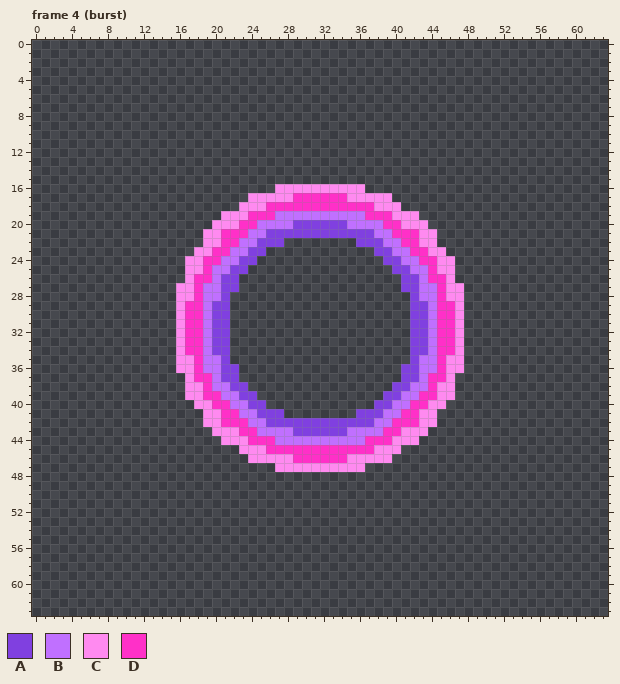
Edited in one commit: pixel-art file (projects/007_survivors/art/fx_nova.aseprite). Above: the version before the commit.
64x64 pixels, 8 frames. Shown: frame 4 (burst). The commit also changed other frames, which this record leaves out.
Palette (. is transparent): A #8040e0  B #c070ff  C #ff8af0  D #ff30c8
After the commit:
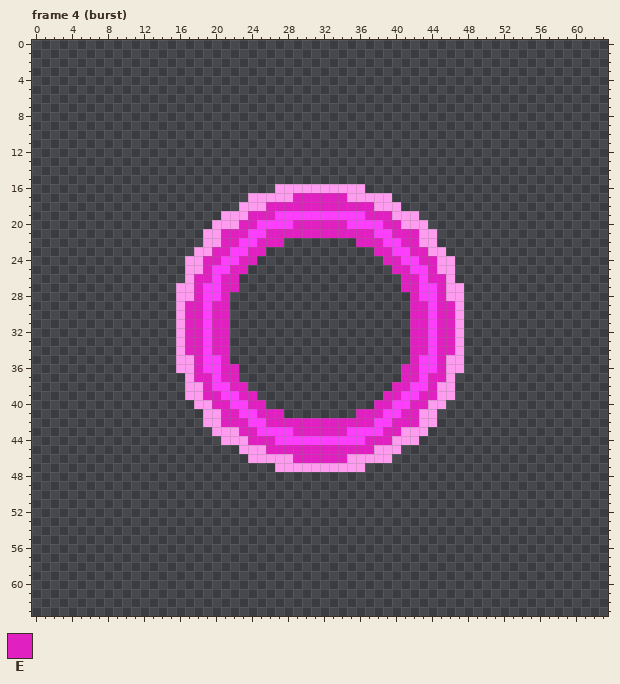
Colours new in this view: E #e020c0
From old to new:
@@ palette @@
-B #c070ff
+B #fd3ffd
-C #ff8af0
+C #ff9cf0
--- frame 4 (burst)
@@ x 15..48 @@
 16 ............CCCCCCCCCC............
-17 .........CCCCCDDDDDDCCCCC.........
-18 ........CCCDDDDDDDDDDDDCCC........
-19 ......CCCDDDBBBBBBBBBBDDDCCC......
-20 .....CCCDDBBBBAAAAAABBBBDDCCC.....
-21 ....CCDDDBBAAAAAAAAAAAABBDDDCC....
-22 ....CCDDBBAAA........AAABBDDCC....
-23 ...CCDDBBAA............AABBDDCC...
-24 ..CCDDBBAA..............AABBDDCC..
-25 ..CCDBBAA................AABBDCC..
-26 ..CDDBAA..................AABDDC..
-27 .CCDBBAA..................AABBDCC.
-28 .CCDBBA....................ABBDCC.
-29 .CDDBAA....................AABDDC.
-30 .CDDBAA....................AABDDC.
-31 .CDDBAA....................AABDDC.
-32 .CDDBAA....................AABDDC.
-33 .CDDBAA....................AABDDC.
-34 .CDDBAA....................AABDDC.
-35 .CCDBBA....................ABBDCC.
-36 .CCDBBAA..................AABBDCC.
-37 ..CDDBAA..................AABDDC..
-38 ..CCDBBAA................AABBDCC..
-39 ..CCDDBBAA..............AABBDDCC..
-40 ...CCDDBBAA............AABBDDCC...
-41 ....CCDDBBAAA........AAABBDDCC....
-42 ....CCDDDBBAAAAAAAAAAAABBDDDCC....
-43 .....CCCDDBBBBAAAAAABBBBDDCCC.....
-44 ......CCCDDDBBBBBBBBBBDDDCCC......
-45 ........CCCDDDDDDDDDDDDCCC........
-46 .........CCCCCDDDDDDCCCCC.........
+17 .........CCCCCEEEEEECCCCC.........
+18 ........CCCEEEEEEEEEEEECCC........
+19 ......CCCEEEBBBBBBBBBBEEECCC......
+20 .....CCCEEBBBBEEEEEEBBBBEECCC.....
+21 ....CCEEEBBEEEEEEEEEEEEBBEEECC....
+22 ....CCEEBBEEE........EEEBBEECC....
+23 ...CCEEBBEE............EEBBEECC...
+24 ..CCEEBBEE..............EEBBEECC..
+25 ..CCEBBEE................EEBBECC..
+26 ..CEEBEE..................EEBEEC..
+27 .CCEBBEE..................EEBBECC.
+28 .CCEBBE....................EBBECC.
+29 .CEEBEE....................EEBEEC.
+30 .CEEBEE....................EEBEEC.
+31 .CEEBEE....................EEBEEC.
+32 .CEEBEE....................EEBEEC.
+33 .CEEBEE....................EEBEEC.
+34 .CEEBEE....................EEBEEC.
+35 .CCEBBE....................EBBECC.
+36 .CCEBBEE..................EEBBECC.
+37 ..CEEBEE..................EEBEEC..
+38 ..CCEBBEE................EEBBECC..
+39 ..CCEEBBEE..............EEBBEECC..
+40 ...CCEEBBEE............EEBBEECC...
+41 ....CCEEBBEEE........EEEBBEECC....
+42 ....CCEEEBBEEEEEEEEEEEEBBEEECC....
+43 .....CCCEEBBBBEEEEEEBBBBEECCC.....
+44 ......CCCEEEBBBBBBBBBBEEECCC......
+45 ........CCCEEEEEEEEEEEECCC........
+46 .........CCCCCEEEEEECCCCC.........
 47 ............CCCCCCCCCC............
Boxes around the changes in both pictures, in picture pixels (x1, y1, x2, y2):
changed: (176, 184, 464, 472)
